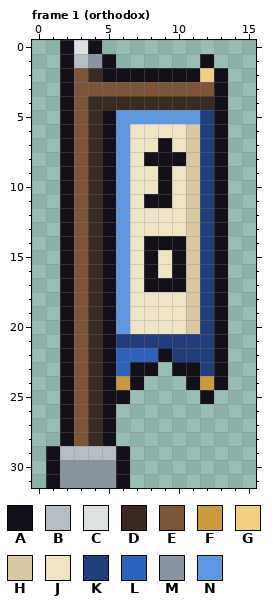
Pixel-art file, stored at art/decorations/sect_banner.aseprite. The first picture shows the starting point.
16x32 pixels, 3 frames. Colours within 5 levels of each other are drawn and written as one. Shown: frame 1 (orthodox). The commit also changed other frames, which this record leaves out.
Palette (. is transparent): A #14101a  B #b4bcc4  C #dbe0e1  D #3b2a22  E #7d5535  F #c99a3c  G #f0d080  H #d9c9a3  J #efe3c2  K #1f3d7a  L #2b62bc  M #8994a1  N #5b9ae0
Once edited:
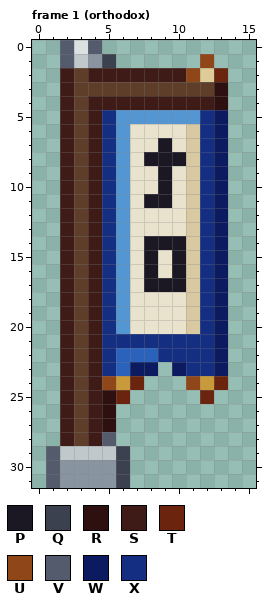
Colours new in this view: P #1b1823  Q #3c414f  R #2f1011  S #3f1b17  T #6b250f  U #8f4619  V #545b6d  W #0c1b60  X #142f81
Difference:
Colour B changes from #b4bcc4 to #c0c8cb.
Colour E changes from #7d5535 to #5e3d29.
Colour G changes from #f0d080 to #decb98.
Colour J changes from #efe3c2 to #e9e3ce.
Colour N changes from #5b9ae0 to #5496d2.
Frame 1 (orthodox):
The author changed colour A to colour P in row 7 at x 9; in row 8 at x 8 to 10; in rows 9 to 10 at x 9; in row 11 at x 8 to 9; in row 14 at x 8 to 10; in rows 15 to 16 at x 8 and 10.
The author changed colour A to colour P in row 17 at x 8 to 10.
The author changed colour A to colour Q in row 1 at x 5; in rows 29 to 31 at x 6.
The author changed colour A to colour R in rows 3 to 4 at x 13; in rows 25 to 27 at x 5.
The author changed colour A to colour S in row 2 at x 2 and 5 to 10; in rows 3 to 28 at x 2.
The author changed colour D to colour S in row 2 at x 4; in row 4 at x 4 to 12; in rows 5 to 28 at x 4.
The author changed colour A to colour T in row 2 at x 13; in row 24 at x 7 and 13; in row 25 at x 6 and 12.
The author changed colour A to colour U in row 1 at x 12; in row 2 at x 11; in row 24 at x 5 and 11.
The author changed colour A to colour V in row 0 at x 2 and 4; in row 1 at x 2; in row 28 at x 5; in rows 29 to 31 at x 1.
The author changed colour A to colour W in rows 5 to 22 at x 13; in row 23 at x 7 to 8, 10 and 13.
The author changed colour A to colour X in rows 5 to 21 at x 5; in row 22 at x 5 and 9; in row 23 at x 5 and 11.
The author changed colour K to colour X in rows 5 to 20 at x 12; in row 21 at x 6 to 12; in row 22 at x 10 to 12; in row 23 at x 12.
Boxes around the changes in both pictures, in picture pixels (x1, y1, x2, y2):
changed: (46, 40, 228, 488)
